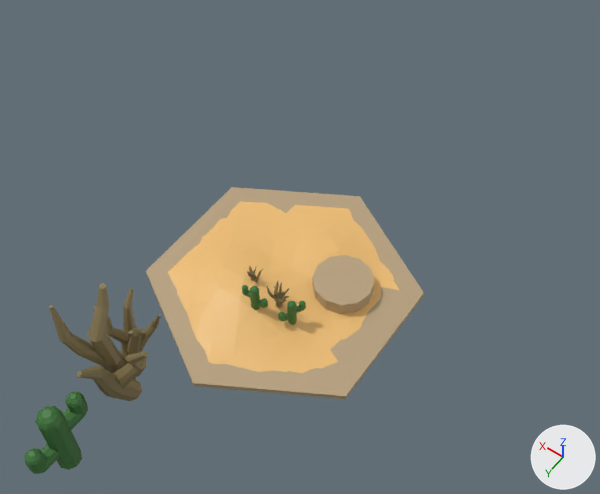
Renders of the Blender file src/desert.blend from each side of a commit.
Rendered twice from a camera (50 mm lens) standing at (-4.86, 6.34, 11.19) and looking at (-0.03, -0.43, 0.55). Arrows for +X, +Y and +Z are at lower right; the lights stay in place.

Names of what the first picture shows: 'Cactus', 'Cylinder', 'Cylinder.001', 'Desert', 'Shrub'.
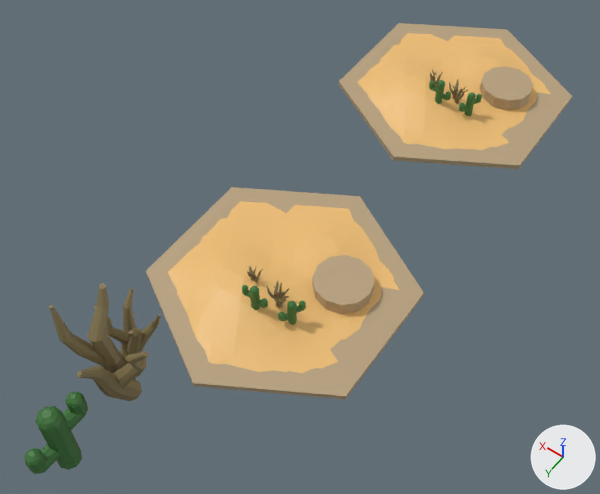
The newer file is also turned or shifted as a whole; pictures and numbers use the older file's frame.

The edits, one by one:
Mesh me_cylinder_002 is new.
It has 1268 vertices, 2308 faces and spans x -1.99..1.99, y -2.3..2.3, z 0.0..0.86.
Faces by material slot: [64, 256, 1292, 696].
It uses material mat_basemat (beige #b8a17f).
It uses material mat_desertmat (orange #eebe74).
It uses material mat_shrubmat (yellow #85764f).
It uses material mat_cactusmat (dark green #3c7537).
Object 'DessertCombined' (ob_dessertcombined) is new; it shows me_cylinder_002.
Its location is (0.0, -5.74, 0.0).

Pixel boxes [x1, y1, x2, y2] of what changed, in the pictures (600 x 494 px):
'DessertCombined', added (beige)
    after: [339, 23, 572, 169]
    faces in mat_desertmat (orange #eebe74): [357, 33, 551, 150]
    faces in mat_basemat (beige #b8a17f): [339, 23, 572, 169]
    faces in mat_cactusmat (dark green #3c7537): [429, 80, 482, 116]
    faces in mat_shrubmat (yellow #85764f): [430, 70, 468, 104]
